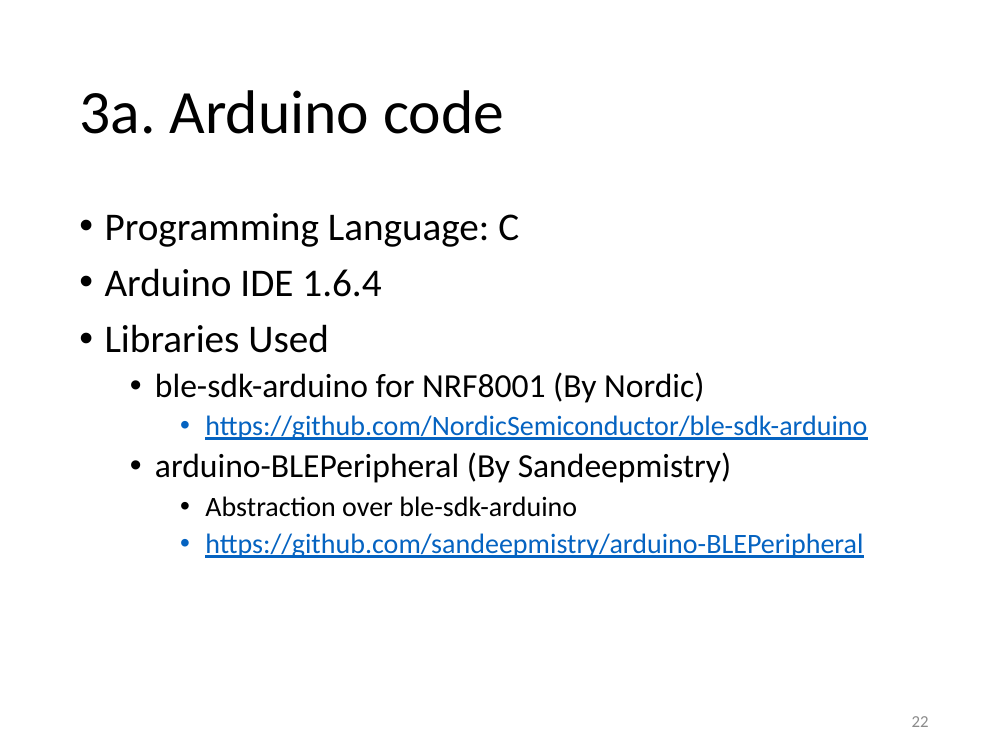
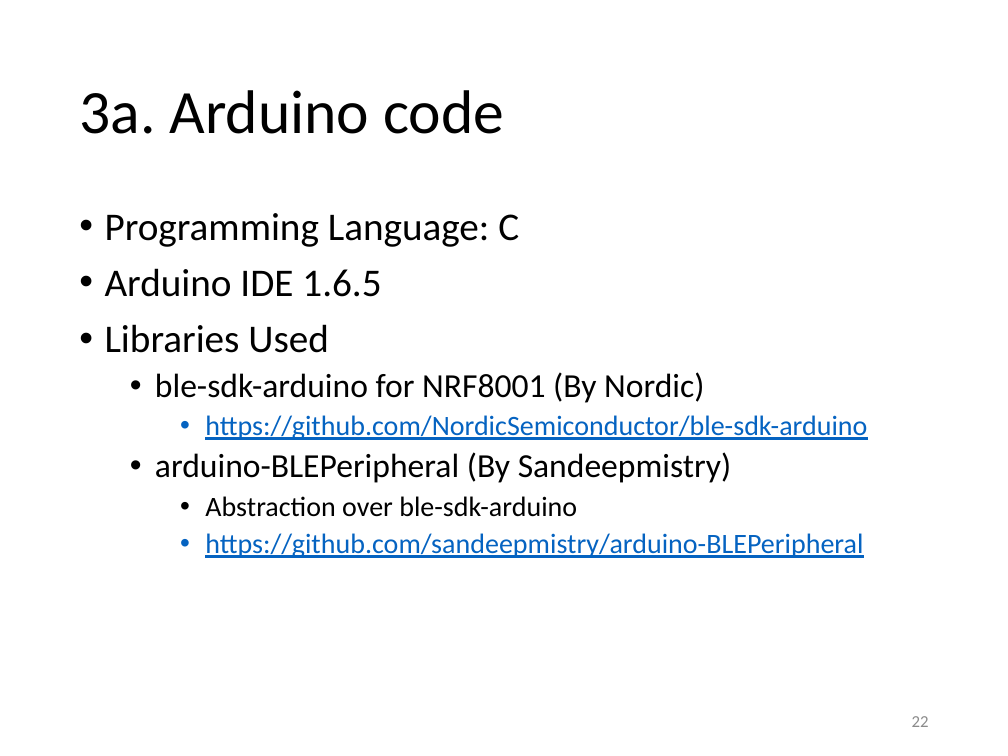
Before and after one commit to yeokm1/intro-to-ble, a slide deck: slide 22 of intro to ble.pptx. Drawn at 1008x756 pixels with LibreOffice and Linux fonts; fonts in the diff are those of the drawing. Boxes give left, top, right and bottom in pixels: in the first picture for what was removed or moved away, otherwise in the second. Text is boxed around its words. In the diff, an @@ line names an element or a change of style, - is before the commit and + after.

```diff
--- a/intro to ble.pptx
+++ b/intro to ble.pptx
@@ text at [105,268,381,297]: text changed @@
-• Arduino IDE 1.6.4
+• Arduino IDE 1.6.5
```
Also in this commit, not shown: 5 other slides changed, 1 other file.
